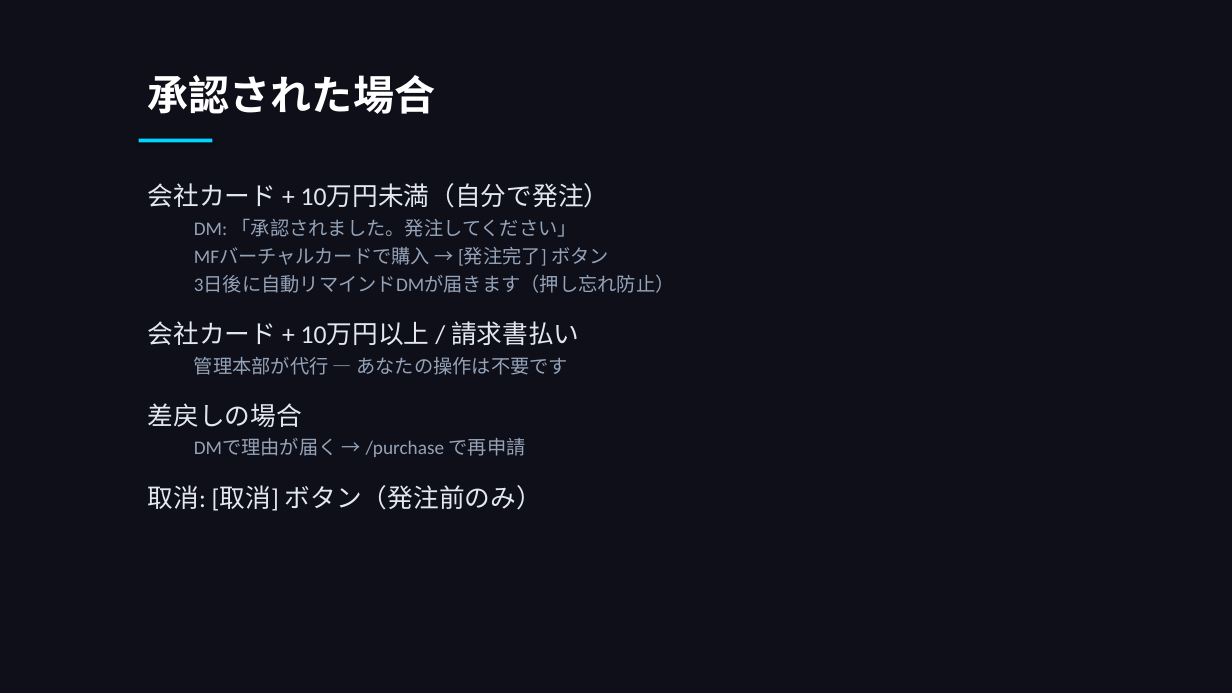
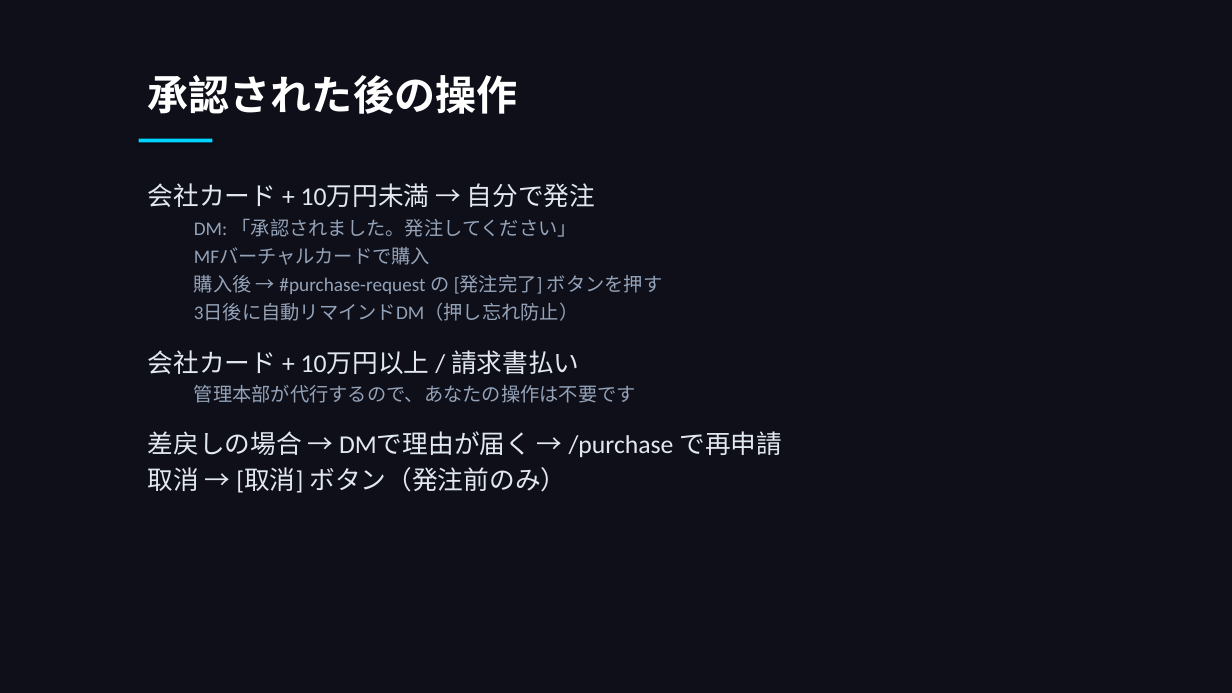
Before and after one commit to takeshiizawa123/next-procurement-poc, a slide deck: slide 10 of docs/user-manual.pptx (slide 16 before the commit). Drawn at 1232x693 pixels with LibreOffice and Linux fonts; fonts in the diff are those of the drawing. Boxes give left, top, right and bottom in pixels: in the first picture for what was removed or moved away, otherwise in the second. Text is boxed around its words. In the diff, an @@ line names an element or a change of style, - is before the commit and + after.

```diff
--- a/docs/user-manual.pptx
+++ b/docs/user-manual.pptx
@@ text at box(148, 75, 518, 114): text changed @@
-承認された場合
+承認された後の操作
@@ text at box(148, 183, 596, 207): text changed @@
-会社カード + 10万円未満（自分で発注）
+会社カード + 10万円未満 → 自分で発注
@@ text at box(194, 247, 662, 321): text changed @@
-  MFバーチャルカードで購入 → [発注完了] ボタン
-  3日後に自動リマインドDMが届きます（押し忘れ防止）
+  MFバーチャルカードで購入
+  購入後 → #purchase-request の [発注完了] ボタンを押す
+  3日後に自動リマインドDM（押し忘れ防止）
@@ text at box(148, 385, 782, 493): text changed; size 15 to 20 pt; text colour #94A3B8 to #E2E8F0 @@
-  管理本部が代行 — あなたの操作は不要です
-差戻しの場合
-  DMで理由が届く → /purchase で再申請
-取消: [取消] ボタン（発注前のみ）
+  管理本部が代行するので、あなたの操作は不要です
+差戻しの場合 → DMで理由が届く → /purchase で再申請
+取消 → [取消] ボタン（発注前のみ）
```
Also in this commit, not shown: 22 other slides changed, 7 slides added, 10 slides removed, 1 other file.
